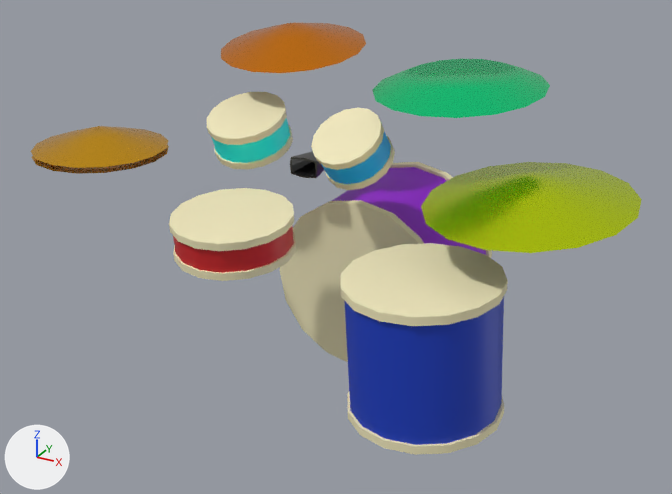
What one commit did to the glTF model public/models/drumkit.glb.
Rendered twice from a 50 mm camera at (2.14, -2.97, 2.23) aimed at (0.4, 0.2, 0.65). Lighting does not change. The marker at lower left points along +X, +Y and +Z. The first picture is the older version. Where no turn or scale is listed for an object, it has been applied to the vertices. Vertices at exactly the same position are counted once.

The first picture shows 'China', 'Cowbell', 'Crash', 'Hihat1', 'Hihat2', 'Kick', 'Ride', 'Snare', 'Tom1', 'Tom2', 'Tom3'.
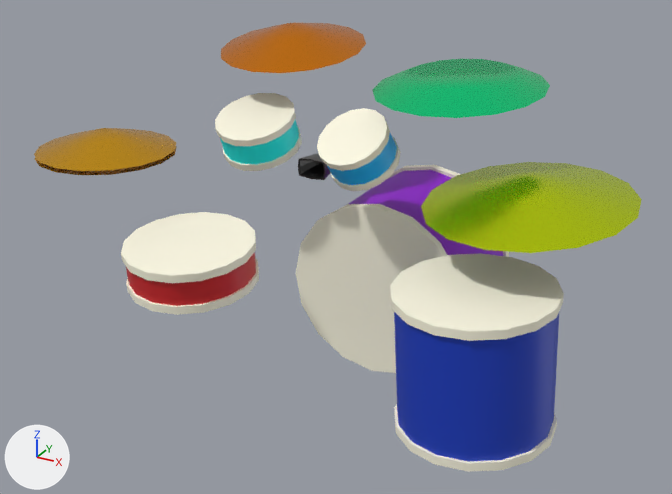
Diff of the bpy script that builds the scene:
```diff
--- a/public/models/drumkit.glb.py
+++ b/public/models/drumkit.glb.py
@@ mat_white @@
 mat_white = principled_material('White')
-mat_white.base_color = (0.888, 0.816, 0.514)  # beige #f2e9be
+mat_white.base_color = (1.0, 0.965, 0.784)  # pale yellow #fffbe5
 mat_white.roughness = 0.734
@@ me_mesh @@
-me_mesh.from_pydata(...)  # 96 vertices, 180 faces; spans x -0.154..0.166, y -0.144..0.201, z -0.195..0.113
+me_mesh.from_pydata(...)  # 64 vertices, 120 faces; spans x -0.154..0.166, y -0.144..0.201, z -0.195..0.113
+# me_mesh part 3: the loose piece of 32 vertices spanning x -0.146..0.157, y -0.124..0.181, z -0.17..0.088 is deleted
 me_mesh.materials.append(mat_white)
-me_mesh.materials.append(mat_material__12_slot__2)  # blue #11b7ff
@@ me_mesh_001 @@
-me_mesh_001.from_pydata(...)  # 96 vertices, 180 faces; spans x -0.177..0.177, y -0.215..0.175, z -0.089..0.193
+me_mesh_001.from_pydata(...)  # 64 vertices, 120 faces; spans x -0.177..0.177, y -0.215..0.175, z -0.089..0.193
+# me_mesh_001 part 2: the loose piece of 32 vertices spanning x -0.171..0.171, y -0.199..0.159, z -0.061..0.166 is deleted
 me_mesh_001.materials.append(mat_white)
-me_mesh_001.materials.append(mat_material__12_slot__2_001)  # cyan #17fff9
@@ me_mesh_007 @@
-me_mesh_007.from_pydata(...)  # 96 vertices, 180 faces; spans x -0.414..0.414, y -0.026..0.626, z -0.414..0.414
+me_mesh_007.from_pydata(...)  # 64 vertices, 120 faces; spans x -0.414..0.414, y -0.026..0.626, z -0.414..0.414
+# me_mesh_007 part 1: the loose piece of 32 vertices spanning x -0.398..0.398, y 0.0..0.586, z -0.398..0.398 is deleted
 me_mesh_007.materials.append(mat_white)
-me_mesh_007.materials.append(mat_material__12_slot__2_002)  # purple #9400d4
@@ ob_tom2 @@
 ob_tom2 = bpy.data.objects.new('Tom2', me_mesh)
-ob_tom2.location = (0.429, 0.258, 1.102)
+ob_tom2.location = (0.455, 0.258, 1.102)
@@ ob_tom1 @@
 ob_tom1 = bpy.data.objects.new('Tom1', me_mesh_001)
-ob_tom1.location = (-0.104, 0.352, 1.0)
+ob_tom1.location = (-0.057, 0.352, 1.0)
@@ ob_cowbell @@
 ob_cowbell = bpy.data.objects.new('Cowbell', me_mesh_003)
-ob_cowbell.location = (0.186, 0.401, 0.912)
+ob_cowbell.location = (0.226, 0.401, 0.912)
@@ ob_hihat1 @@
 ob_hihat1 = bpy.data.objects.new('Hihat1', me_mesh_006)
-ob_hihat1.location = (-0.568, -0.113, 1.03)
+ob_hihat1.location = (-0.455, -0.201, 1.061)
@@ ob_kick @@
 ob_kick = bpy.data.objects.new('Kick', me_mesh_007)
-ob_kick.location = (0.38, 0.458, 0.348)
+ob_kick.location = (0.47, 0.458, 0.348)
@@ ob_snare @@
-ob_snare = bpy.data.objects.new('Snare', me_mesh_010)
@@ ob_tom3 @@
-ob_tom3 = bpy.data.objects.new('Tom3', me_mesh_011)
@@ ob_hihat2 @@
 ob_hihat2 = bpy.data.objects.new('Hihat2', me_mesh_014)
-ob_hihat2.location = (-0.568, -0.113, 1.005)
+ob_hihat2.location = (-0.455, -0.201, 1.043)
@@ ob_mesh011_1 @@
+ob_mesh011_1 = bpy.data.objects.new('Mesh011_1', me_mesh_15)  # 32 vertices, 60 faces; spans x -0.324..0.302, y -0.319..0.302, z -0.016..0.537; in mat_material__12_slot__2_004 (blue #123bbd)
+ob_mesh011_1.location = (1.134, -0.01, 0.157)
@@ ob_mesh011 @@
+ob_mesh011 = bpy.data.objects.new('Mesh011', me_mesh_14)  # 64 vertices, 120 faces; spans x -0.337..0.315, y -0.332..0.314, z -0.04..0.573; in mat_white (pale yellow #fffbe5)
+ob_mesh011.location = (1.134, -0.01, 0.157)
@@ ob_mesh_1 @@
+ob_mesh_1 = bpy.data.objects.new('Mesh_1', me_mesh_13)  # 32 vertices, 60 faces; spans x -0.146..0.157, y -0.124..0.181, z -0.17..0.088; in mat_material__12_slot__2 (blue #11b7ff)
+ob_mesh_1.location = (0.455, 0.258, 1.102)
@@ ob_mesh001_1 @@
+ob_mesh001_1 = bpy.data.objects.new('Mesh001_1', me_mesh_11)  # 32 vertices, 60 faces; spans x -0.171..0.171, y -0.199..0.159, z -0.061..0.166; in mat_material__12_slot__2_001 (cyan #17fff9)
+ob_mesh001_1.location = (-0.057, 0.352, 1.0)
@@ ob_mesh007_1 @@
+ob_mesh007_1 = bpy.data.objects.new('Mesh007_1', me_mesh_6)  # a 16-sided cylinder along y spanning x -0.398..0.398, y 0.0..0.586, z -0.398..0.398; in mat_material__12_slot__2_002 (purple #9300d4)
+ob_mesh007_1.location = (0.47, 0.458, 0.348)
@@ ob_mesh010_1 @@
+ob_mesh010_1 = bpy.data.objects.new('Mesh010_1', me_mesh_1)  # 32 vertices, 60 faces; spans x -0.245..0.245, y -0.254..0.244, z -0.022..0.133; in mat_material__12_slot__2_003 (red #cd1f24)
+ob_mesh010_1.location = (0.101, -0.391, 0.699)
@@ ob_mesh010 @@
+ob_mesh010 = bpy.data.objects.new('Mesh010', me_mesh_0)  # 64 vertices, 120 faces; spans x -0.254..0.254, y -0.266..0.256, z -0.05..0.16; in mat_white (pale yellow #fffbe5)
+ob_mesh010.location = (0.101, -0.391, 0.699)
```

Boxes [x1, y1, x2, y2] around the edits, measured in the pictures (672 x 494 px):
'Tom3', deleted: before [341, 243, 508, 455]
'Kick', recoloured, reshaped, moved (beige to pale yellow): before [279, 162, 492, 362]; after [296, 165, 509, 373]
'Mesh011_1', added (blue): after [394, 312, 559, 461]
'Mesh011', added (pale yellow): after [390, 253, 564, 472]
'Snare', deleted: before [169, 188, 297, 281]
'Mesh010', added (pale yellow): after [121, 212, 259, 315]
'Tom1', recoloured, reshaped, moved (beige to pale yellow): before [207, 92, 293, 169]; after [215, 93, 302, 171]
'Tom2', recoloured, reshaped, moved: before [311, 107, 395, 190]; after [317, 108, 401, 191]
'Hihat1', moved: before [31, 126, 168, 168]; after [34, 128, 176, 171]
'Mesh007_1', added (purple): after [349, 170, 503, 256]
'Mesh010_1', added (red): after [126, 252, 256, 306]
'Mesh001_1', added (cyan): after [220, 119, 299, 164]
'Mesh_1', added (blue): after [327, 133, 397, 185]
'Hihat2', moved: before [31, 145, 169, 174]; after [34, 146, 176, 175]
'Cowbell', moved: before [290, 151, 324, 178]; after [298, 153, 331, 180]
part 1 of me_mesh_007, deleted (purple): before [332, 167, 486, 255]
part 2 of me_mesh_001, deleted (cyan): before [212, 118, 290, 163]
part 3 of me_mesh, deleted (blue): before [321, 132, 391, 184]
